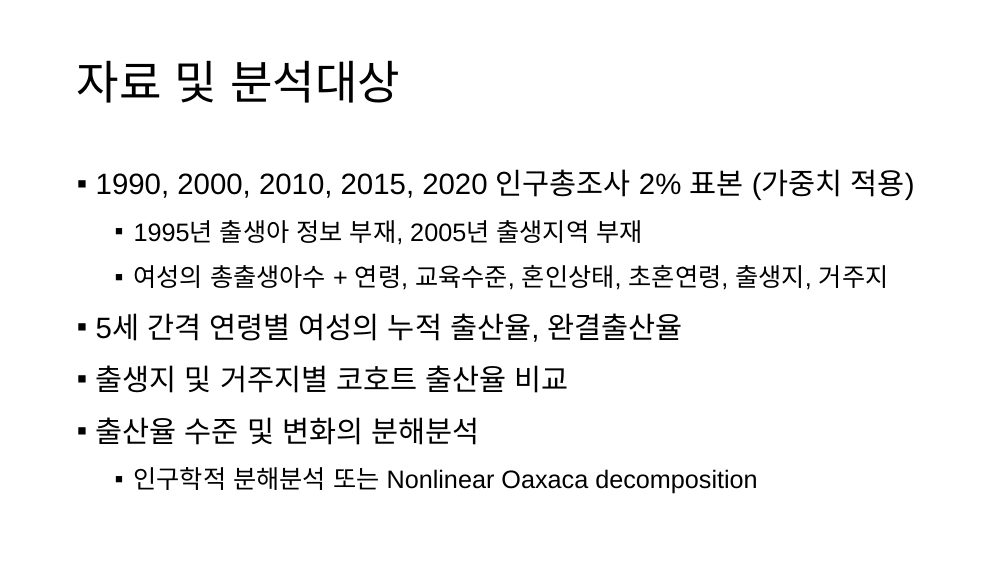
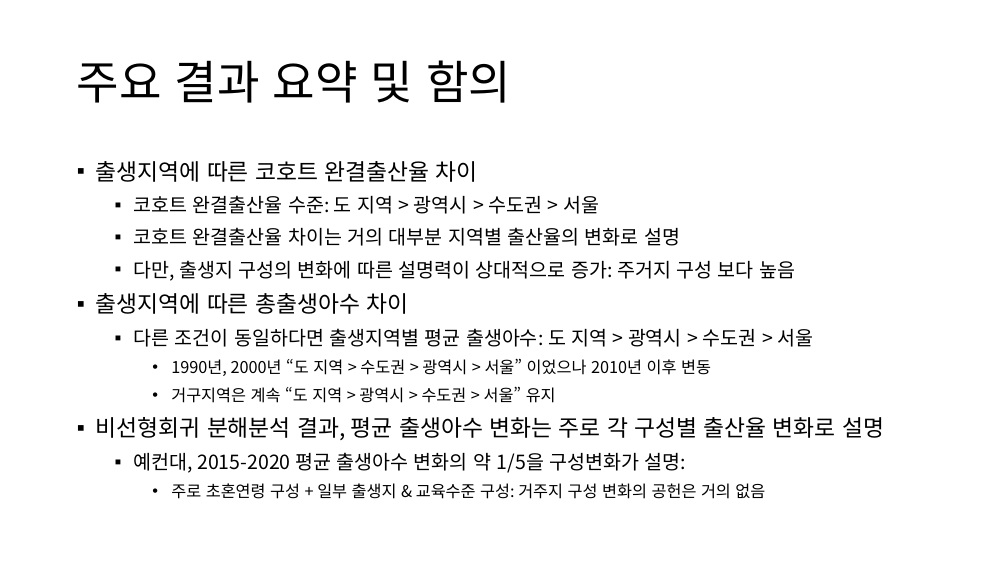
Before and after one commit to samhyunyoo/tscensus, a slide deck: slide 15 of slides/Slide_Final_Yoo_20251124.pptx. Drawn at 1008x567 pixels with LibreOffice and Linux fonts; fonts in the diff are those of the drawing. Boxes give left, top, right and bottom in pixels: in the first picture for what was removed or moved away, otherwise in the second. Text is boxed around its words. In the diff, an @@ line names an element or a change of style, - is before the commit and + after.

```diff
--- a/slides/Slide_Final_Yoo_20251124.pptx
+++ b/slides/Slide_Final_Yoo_20251124.pptx
@@ title at <box>77,60,511,103</box>: text changed; font Arial to Noto Sans CJK KR @@
-자료 및 분석대상
+주요 결과 요약 및 함의
@@ text at <box>96,161,884,499</box>: text changed; size 24 to 18.6 pt; font Arial to Noto Sans CJK KR @@
-▪ 1990, 2000, 2010, 2015, 2020 인구총조사 2% 표본 (가중치 적용)
-  ▪ 1995년 출생아 정보 부재, 2005년 출생지역 부재
-  ▪ 여성의 총출생아수 + 연령, 교육수준, 혼인상태, 초혼연령, 출생지, 거주지
-▪ 5세 간격 연령별 여성의 누적 출산율, 완결출산율
-▪ 출생지 및 거주지별 코호트 출산율 비교
-▪ 출산율 수준 및 변화의 분해분석
-  ▪ 인구학적 분해분석 또는 Nonlinear Oaxaca decomposition
+▪ 출생지역에 따른 코호트 완결출산율 차이
+  ▪ 코호트 완결출산율 수준: 도 지역 > 광역시 > 수도권 > 서울
+  ▪ 코호트 완결출산율 차이는 거의 대부분 지역별 출산율의 변화로 설명
+  ▪ 다만, 출생지 구성의 변화에 따른 설명력이 상대적으로 증가: 주거지 구성 보다 높음
+▪ 출생지역에 따른 총출생아수 차이
+  ▪ 다른 조건이 동일하다면 출생지역별 평균 출생아수: 도 지역 > 광역시 > 수도권 > 서울
+    • 1990년, 2000년 “도 지역 > 수도권 > 광역시 > 서울” 이었으나 2010년 이후 변동
+    • 거구지역은 계속 “도 지역 > 광역시 > 수도권 > 서울” 유지
+▪ 비선형회귀 분해분석 결과, 평균 출생아수 변화는 주로 각 구성별 출산율 변화로 설명
+  ▪ 예컨대, 2015-2020 평균 출생아수 변화의 약 1/5을 구성변화가 설명:
+    • 주로 초혼연령 구성 + 일부 출생지 & 교육수준 구성: 거주지 구성 변화의 공헌은 거의 없음
```
Also in this commit, not shown: 11 other slides changed, 3 slides added, 13 slides removed, 8 other files.
